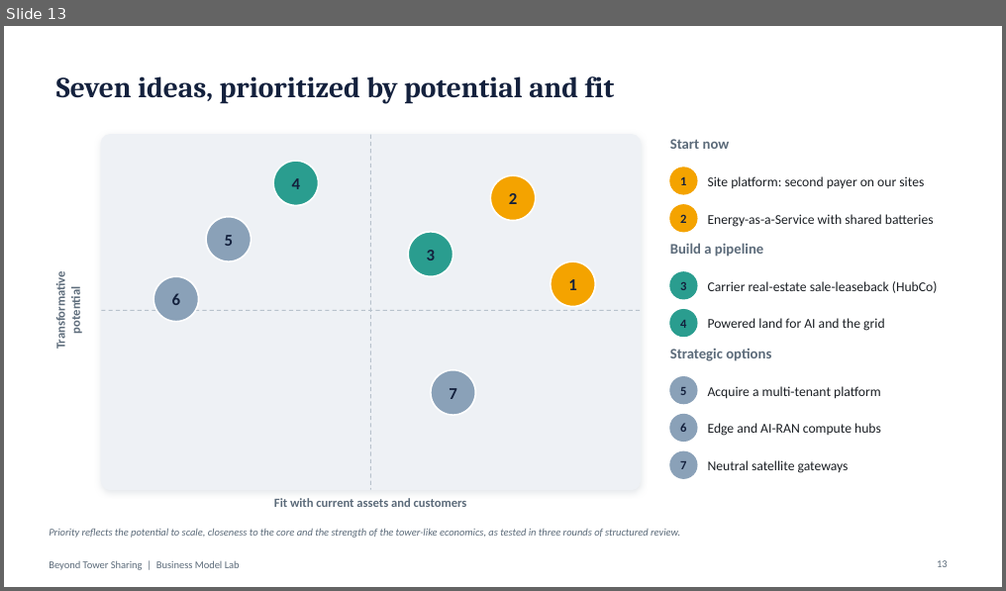
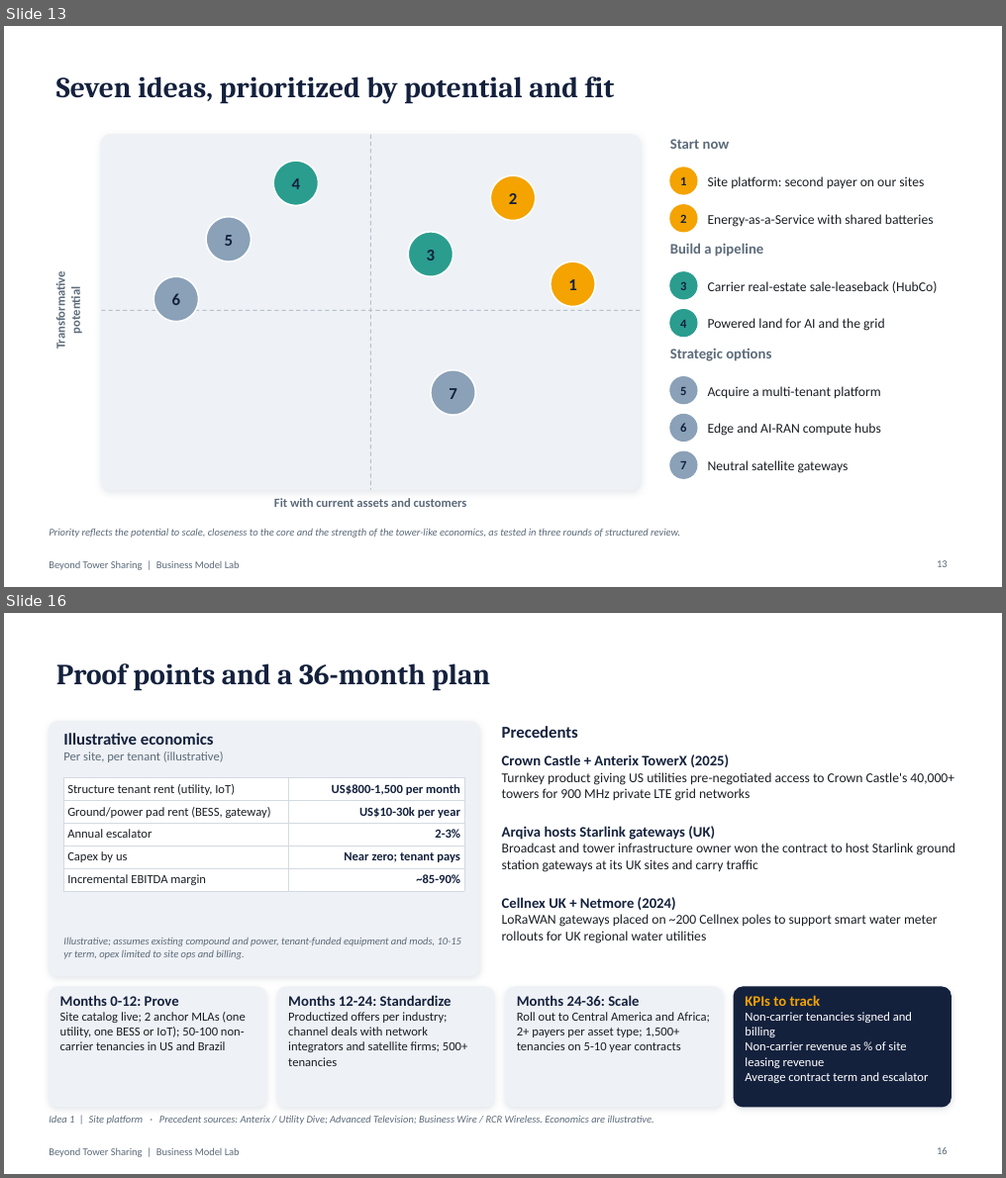
Before and after one commit to caiomperet/Claude-Skills, a slide deck: business-model-lab/saidas/Beyond-Tower-Sharing.pptx. Shown one above the other, each under a label of ours: slide 13 before the commit, slides 13 and 16 after it; the slides between them are not shown. The pictures are 1006x591 and 1006x1178 pixels, drawn with LibreOffice and Linux fonts; fonts in the diff are those of the drawing. Boxes give left, top, right and bottom in pixels: in the first picture for what was removed or moved away, otherwise in the second. Text is boxed around its words. In the diff, an @@ line names an element or a change of style, - is before the commit and + after.

```diff
--- a/business-model-lab/saidas/Beyond-Tower-Sharing.pptx
+++ b/business-model-lab/saidas/Beyond-Tower-Sharing.pptx
@@ slide 16 added at [4,613,1002,1174], background #FFFFFF; not listed: 1 template element that a slide beside it also shows @@
@@ title added at [56,663,490,690], 28 pt, text #14213D, bold @@
+Proof points and a 36-month plan
@@ rounded rectangle added at [49,722,479,976], fill #EEF1F5, outline #EEF1F5 1 pt @@
@@ text added at [502,726,578,738], 16 pt, text #14213D, bold @@
+Precedents
@@ text added at [63,733,224,762], 12 pt, text #5C6B7A @@
+Illustrative economics
+Per site, per tenant (illustrative)
@@ text added at [502,755,954,801], 13 pt, text #1B1F24 @@
+Crown Castle + Anterix TowerX (2025)
+Turnkey product giving US utilities pre-negotiated access to Crown Castle's 40,000+ towers for 900 MHz private LTE grid networks
@@ table added at [63,777,464,889], 5 rows, 2 columns @@
+Structure tenant rent (utility, IoT) | US$800-1,500 per month
+Ground/power pad rent (BESS, gateway) | US$10-30k per year
+Annual escalator | 2-3%
+Capex by us | Near zero; tenant pays
+Incremental EBITDA margin | ~85-90%
@@ text added at [502,826,956,872], 13 pt, text #1B1F24 @@
+Arqiva hosts Starlink gateways (UK)
+Broadcast and tower infrastructure owner won the contract to host Starlink ground station gateways at its UK sites and carry traffic
@@ text added at [502,897,938,944], 13 pt, text #1B1F24 @@
+Cellnex UK + Netmore (2024)
+LoRaWAN gateways placed on ~200 Cellnex poles to support smart water meter rollouts for UK regional water utilities
@@ text added at [63,938,461,959], 10 pt, text #5C6B7A, italic @@
+Illustrative; assumes existing compound and power, tenant-funded equipment and mods, 10-15 yr term, opex limited to site ops and billing.
@@ rounded rectangle added at [49,987,266,1107], fill #EEF1F5, outline #EEF1F5 1 pt @@
@@ text added at [60,995,245,1051], 12 pt, text #1B1F24 @@
+Months 0-12: Prove
+Site catalog live; 2 anchor MLAs (one utility, one BESS or IoT); 50-100 non-carrier tenancies in US and Brazil
@@ rounded rectangle added at [277,987,494,1107], fill #EEF1F5, outline #EEF1F5 1 pt @@
@@ text added at [288,995,467,1066], 12 pt, text #1B1F24 @@
+Months 12-24: Standardize
+Productized offers per industry; channel deals with network integrators and satellite firms; 500+ tenancies
@@ rounded rectangle added at [506,987,723,1107], fill #EEF1F5, outline #EEF1F5 1 pt @@
@@ text added at [517,995,710,1053], 12 pt, text #1B1F24 @@
+Months 24-36: Scale
+Roll out to Central America and Africa; 2+ payers per asset type; 1,500+ tenancies on 5-10 year contracts
@@ rounded rectangle added at [734,987,951,1107], fill #14213D, outline #14213D 1 pt @@
@@ text added at [745,995,928,1083], 12 pt, text #FFFFFF @@
+KPIs to track
+Non-carrier tenancies signed and billing
+Non-carrier revenue as % of site leasing revenue
+Average contract term and escalator
@@ text added at [49,1115,654,1125], 10 pt, text #5C6B7A, italic @@
+Idea 1 | Site platform · Precedent sources: Anterix / Utility Dive; Advanced Television; Business Wire / RCR Wireless. Economics are illustrative.
@@ page number added at [937,1148,947,1155], 10 pt, text #5C6B7A @@
+16
```
Also in this commit, not shown: 5 slides changed, 21 other slides added, 1 slide removed, 8 other files.
